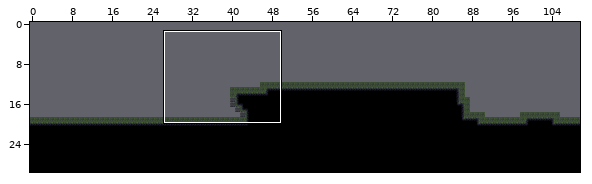
An edit to a level. Tiled map, AngryCastle/levels/flowerspring_graveyard_01.tmx. The picture above shows the old version from afar; the outline marks the close-up.
Close-up. The starting point:
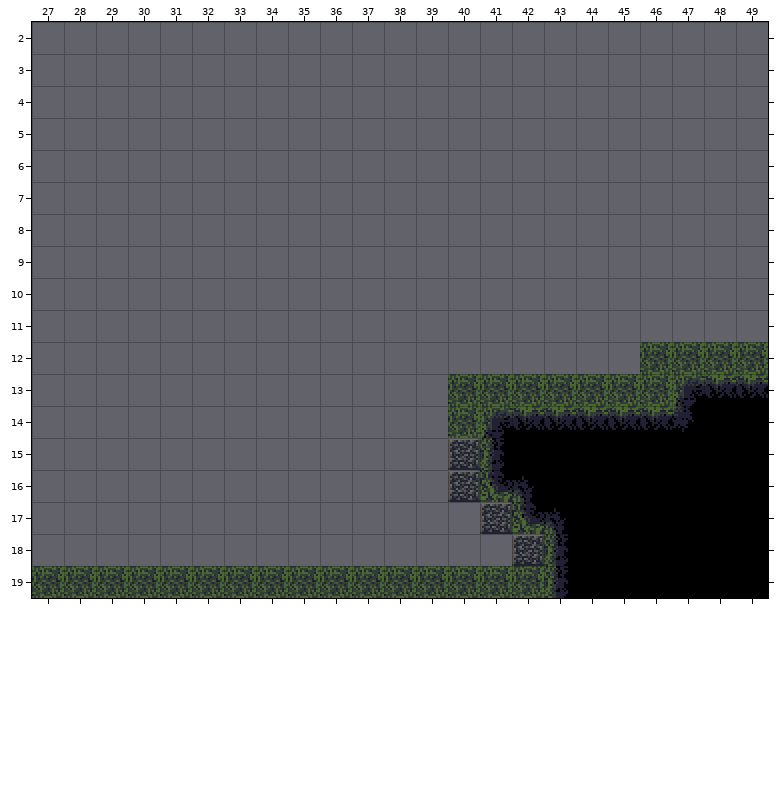
Cells are 16x16 px. Shown: x 27..49, y 2..19. The commit also changed other parts of the map, which this record leaves out.
After:
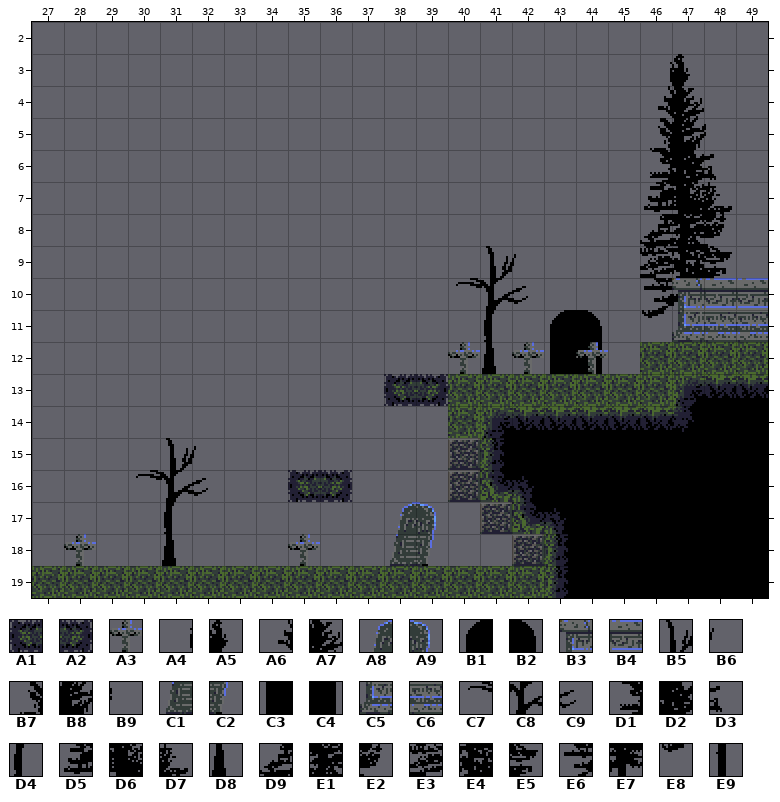
Key: from "Elminas_tileset": A1 72, A2 73, A3 235, A4 349, A5 350, A6 381, A7 382, A8 388, A9 389, B1 390, B2 391, B3 394, B4 395, B5 406, B6 407, B7 413, B8 414, B9 415, C1 420, C2 421, C3 422, C4 423, C5 426, C6 427, C7 437, C8 438, C9 439, D1 445, D2 446, D3 447, D4 470, D5 477, D6 478, D7 479, D8 502, D9 509, E1 510, E2 511, E3 541, E4 542, E5 543, E6 573, E7 574, E8 605, E9 606.
__ is an empty cell.
Difference:
Layer "SilhouetteLayer":
y 3: x 46..47 __ __ -> A4 A5
y 4: x 46..47 __ __ -> A6 A7
y 5: x 46..48 __ __ __ -> B7 B8 B9
y 6: x 46..48 __ __ __ -> D1 D2 D3
y 7: x 46..48 __ __ __ -> D5 D6 D7
y 8: x 46..48 __ __ __ -> D9 E1 E2
y 9: x 41..42 __ __ -> B5 B6; x 46..48 __ __ __ -> E3 E4 E5
y 10: x 40..42 __ __ __ -> C7 C8 C9; x 46..47 __ __ -> E6 E7
y 11: x 41 __ -> D4; x 43..44 __ __ -> B1 B2; x 46..47 __ __ -> E8 E9
y 12: x 41 __ -> D8; x 43..44 __ __ -> C3 C4
y 15: x 31..32 __ __ -> B5 B6
y 16: x 30..32 __ __ __ -> C7 C8 C9
y 17: x 31 __ -> D4; x 38..39 __ __ -> A8 A9
y 18: x 31 __ -> D8; x 38..39 __ __ -> C1 C2
Layer "BackgroundLayer":
y 12: x 40 __ -> A3; x 42 __ -> A3; x 44 __ -> A3
y 18: x 28 __ -> A3; x 35 __ -> A3
Layer "GameLayer":
y 10: x 47..49 __ __ __ -> B3 B4 B4
y 11: x 47..49 __ __ __ -> C5 C6 C6
y 13: x 38..39 __ __ -> A1 A2
y 16: x 35..36 __ __ -> A1 A2
Pixel boxes of the changes (left, top, right, bottom) in both close-ups:
added: (640, 54, 768, 342)
added: (384, 246, 608, 406)
added: (136, 438, 208, 566)
added: (288, 470, 352, 502)
added: (390, 502, 436, 566)
added: (64, 534, 96, 566)
added: (288, 534, 320, 566)
